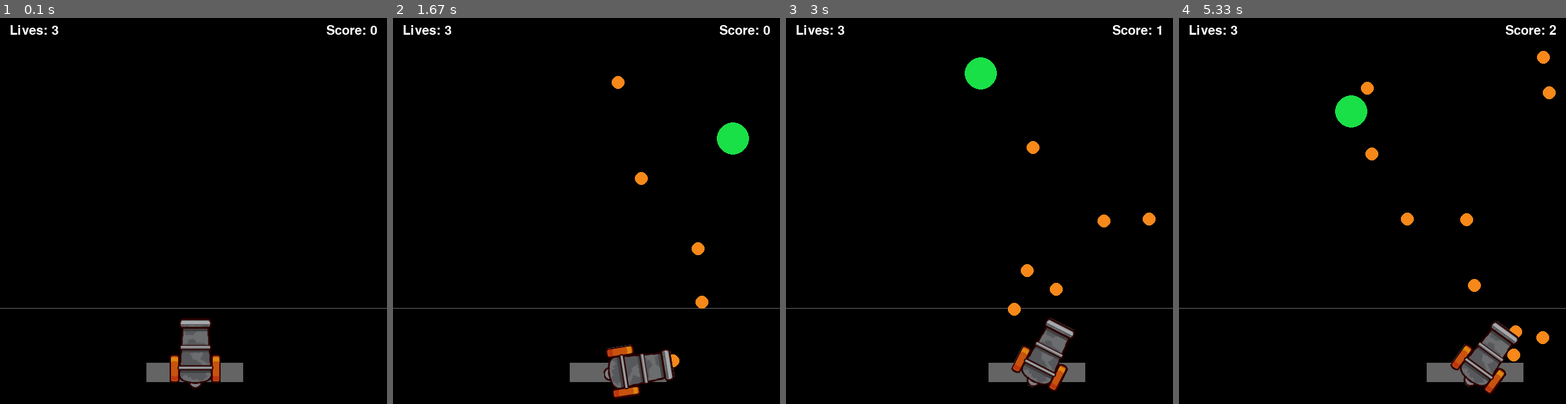
Above: before the commit, frames 1-4 (left to right).
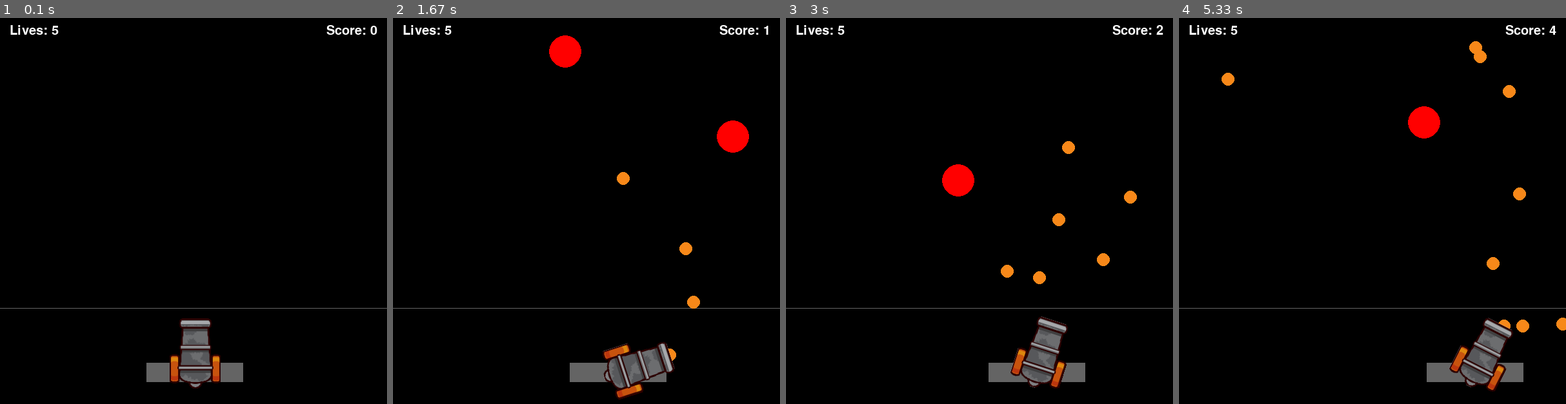
Above: after the commit, the same moments.

Repository: shivaverma/Orbit
Game: pygame game, started from Cannon/cannon.py
The game is run twice, just before and just after one commit, with the same random seed, the same clock (stepped at 60 frames per second) and the same inputs.
Inputs:
- Up to frame 1 (0.1 s): no input
- Up to frame 2 (1.67 s): tap Space at 0.33, 0.73, 1.03, 1.23, 1.53 s; hold Right 0.67-1.13 s; hold D 1.17-1.63 s
- Up to frame 3 (3 s): hold Left 1.67-2.2 s; tap Space at 1.73, 2.03, 2.3, 2.6, 2.73 s; hold A 2.23-2.63 s; hold Right from 2.67 s (still down)
- Up to frame 4 (5.33 s): tap Space at 3.03, 3.4, 3.7, 3.9, 4.2, 4.4, 4.7, 4.9, 5.2 s; release Right at 3.3 s; hold A 3.33-3.8 s; hold Right 3.83-4.3 s; hold D 4.33-4.8 s; hold Left from 4.83 s (still down)

The runs differ from the first frame. In frame 1, less than 0.1% of the frame differs, in the area x 13-16%, y 2-5%; in frame 2, 2.7%; in frame 3, 3.2%; in frame 4, 3.6%, in the area x 11-100%, y 1-98%.

Commit message:
working RL agent

Diff:
--- /dev/null
+++ b/Cannon/agent.py
@@ -0,0 +1,111 @@
+from cannon import Cannon
+
+import random
+import numpy as np
+from keras import Sequential
+from collections import deque
+from keras.layers import Dense
+import matplotlib.pyplot as plt
+from keras.optimizers import Adam
+
+env = Cannon()
+np.random.seed(0)
+
+ACTION_SPACE = 3
+STATE_SPACE = 8
+
+class DQN:
+
+    """ Implementation of deep q learning algorithm """
+
+    def __init__(self, action_space, state_space):
+
+        self.action_space = action_space
+        self.state_space = state_space
+        self.epsilon = 1
+        self.gamma = .95
+        self.batch_size = 64
+        self.epsilon_min = .01
+        self.epsilon_decay = .995
+        self.learning_rate = 0.001
+        self.memory = deque(maxlen=100000)
+        self.model = self.build_model()
+
+    def build_model(self):
+
+        model = Sequential()
+        model.add(Dense(64, input_shape=(self.state_space,), activation='relu'))
+        model.add(Dense(64, activation='relu'))
+        model.add(Dense(self.action_space, activation='linear'))
+        model.compile(loss='mse', optimizer=Adam(lr=self.learning_rate))
+        return model
+
+    def remember(self, state, action, reward, next_state, done):
+        self.memory.append((state, action, reward, next_state, done))
+
+    def act(self, state):
+
+        if np.random.rand() <= self.epsilon:
+            return random.randrange(self.action_space)
+        act_values = self.model.predict(state)
+        return np.argmax(act_values[0])
+
+    def replay(self):
+
+        if len(self.memory) < self.batch_size:
+            return
+
+        minibatch = random.sample(self.memory, self.batch_size)
+        states = np.array([i[0] for i in minibatch])
+        actions = np.array([i[1] for i in minibatch])
+        rewards = np.array([i[2] for i in minibatch])
+        next_states = np.array([i[3] for i in minibatch])
+        dones = np.array([i[4] for i in minibatch])
+
+        states = np.squeeze(states)
+        next_states = np.squeeze(next_states)
+
+        targets = rewards + self.gamma*(np.amax(self.model.predict_on_batch(next_states), axis=1))*(1-dones)
+        targets_full = self.model.predict_on_batch(states)
+
+        ind = np.array([i for i in range(self.batch_size)])
+        targets_full[[ind], [actions]] = targets
+
+        self.model.fit(states, targets_full, epochs=1, verbose=0)
+        if self.epsilon > self.epsilon_min:
+            self.epsilon *= self.epsilon_decay
+
+
+def train_dqn(episode):
+
+    loss = []
+    agent = DQN(ACTION_SPACE, STATE_SPACE)
+    for e in range(episode):
+        state = env.reset()
+        state = np.reshape(state, (1, STATE_SPACE))
+        score = 0
+        max_steps = 1000
+        for i in range(max_steps):
+            action = agent.act(state)
+            reward, next_state, done = env.step(action)
+            score += reward
+            next_state = np.reshape(next_state, (1, STATE_SPACE))
+            agent.remember(state, action, reward, next_state, done)
+            state = next_state
+            agent.replay()
+            if done:
+                print("episode: {}/{}, score: {}".format(e, episode, score))
+                break
+            print("episode: {}/{}, score: {}".format(e, episode, score))
+        loss.append(score)
+    return loss
+
+
+if __name__ == '__main__':
+
+    ep = 30
+    loss = train_dqn(ep)
+    plt.plot([i for i in range(ep)], loss)
+    plt.xlabel('episodes')
+    plt.ylabel('reward')
+    plt.show()
--- a/Cannon/cannon.py
+++ b/Cannon/cannon.py
@@ -5,14 +5,9 @@
 import os
 from random import randint
 from pygame.locals import QUIT,KEYDOWN,K_ESCAPE,K_LEFT,K_RIGHT,K_SPACE,K_a,K_d
-from math import sin, cos, pi
-
-WIN_WIDTH = 600
-WIN_HEIGHT = 600
-FPS = 30
-pygame.font.init()
-pygame.init()
-STAT_FONT = pygame.font.SysFont("comicsans", 30)
+from math import sin, cos, pi , inf
+
+LIVES = 5
 
 
 def rotate(surface, angle, pivot, offset):
@@ -36,7 +31,9 @@
     PLANK_WIDTH = 150
     PLANK_HEIGHT = 30
 
-    def __init__(self):
+    def __init__(self,WIN_WIDTH,WIN_HEIGHT):
+        self.WIN_WIDTH = WIN_WIDTH
+        self.WIN_HEIGHT = WIN_HEIGHT
         self.xvel = 1
         self.rect = pygame.Rect(0, 0, self.PLANK_WIDTH, self.PLANK_HEIGHT)
         self.rect.center = (WIN_WIDTH/2, WIN_HEIGHT-50)
@@ -46,8 +43,11 @@
         )
 
     def move(self):
-        if self.rect.right >= WIN_WIDTH or self.rect.left <= 0:
-            self.xvel = -self.xvel
+        if self.rect.right >= self.WIN_WIDTH or self.rect.left <= 0:
+            if abs(self.xvel)<5:
+                self.xvel = -1.3*self.xvel
+            else:
+                self.xvel = -self.xvel
         self.rect.left += self.xvel
 
     def draw(self, win, angle):
@@ -63,12 +63,13 @@
     MAX_RADIUS = 25
     MIN_RADIUS = 5
 
-    def __init__(self):
+    def __init__(self,WIN_WIDTH,max_y):
+        self.WIN_WIDTH = WIN_WIDTH
         self.radius = 25
         self.center = [
-            randint(self.MAX_RADIUS, WIN_WIDTH-self.MAX_RADIUS), randint(-70, -55)]
+            randint(self.MAX_RADIUS, WIN_WIDTH-self.MAX_RADIUS), randint(max_y-100, max_y-50)]
         self.surf = pygame.Surface((50, 50), pygame.SRCALPHA)
-        pygame.draw.circle(self.surf, (25, 224, 71), (25, 25), self.radius)
+        pygame.draw.circle(self.surf, (255,0,0), (25, 25), self.radius)
         self.mask = pygame.mask.from_surface(self.surf)
         self.rect = self.surf.get_rect(center=self.center)
         self.yvel = 5
@@ -84,17 +85,18 @@
 class Bullet:
     VEL = 10
 
-    def __init__(self, x, y, angle, plank_xvel):
+    def __init__(self, x, y, angle,WIN_WIDTH):
+        self.WIN_WIDTH = WIN_WIDTH
         self.surf = pygame.Surface((20, 20), pygame.SRCALPHA)
         pygame.draw.circle(self.surf, (247, 136, 25), (10, 10), 10)
         self.mask = pygame.mask.from_surface(self.surf)
         x, y = x+50*sin(pi*(angle/180)), y-50*cos(pi*(angle/180))
         self.rect = self.surf.get_rect(center=(x, y))
-        self.dx = self.VEL*sin(pi*(angle/180))+plank_xvel
+        self.dx = self.VEL*sin(pi*(angle/180))
         self.dy = -self.VEL*cos(pi*(angle/180))
 
     def move(self):
-        if self.rect.left <= 0 or self.rect.right >= WIN_WIDTH:
+        if self.rect.left <= 0 or self.rect.right >= self.WIN_WIDTH:
             self.dx = -self.dx
         self.rect.move_ip(self.dx, self.dy)
 
@@ -103,38 +105,57 @@
         win.blit(self.surf, self.rect)
 
 
-def draw_frame(win, plank, circles, bullets, angle, score, lives):
-    win.fill((0, 0, 0))
-    pygame.draw.line(win, (100, 100, 100), (0, WIN_HEIGHT-150), (WIN_WIDTH, WIN_HEIGHT-150))
-    for circle in circles:
-        circle.draw(win)
-    for bullet in bullets:
-        bullet.draw(win)
-    plank.draw(win, angle)
-
-    score_label = STAT_FONT.render("Score: " + str(score), 1, (255, 255, 255))
-    win.blit(score_label, (WIN_WIDTH - score_label.get_width() - 15, 10))
-    lives_label = STAT_FONT.render("Lives: " + str(lives), 1, (255, 255, 255))
-    win.blit(lives_label, (15, 10))
-
-
-if __name__ == '__main__':
-
-    clock = pygame.time.Clock()
-    pygame.display.set_caption("Cannon")
-    WIN = pygame.display.set_mode((WIN_WIDTH, WIN_HEIGHT))
-    plank = Plank()
-    angle = 0
-    lives = 3
-    score = 0
-    ADDBALL = pygame.USEREVENT + 1
-    pygame.time.set_timer(ADDBALL, 2000)
-    balls = [Ball()]
-    bullets = list()
-    shoot_counter = 5
-
-    while True:
-        clock.tick(FPS)
+
+
+class Cannon:
+    WIN_WIDTH = 600
+    WIN_HEIGHT = 600
+    FPS = 30
+    # ADDBALL = pygame.USEREVENT + 1
+    def __init__(self):
+        pygame.font.init()
+        pygame.init()
+        self.STAT_FONT = pygame.font.SysFont("comicsans", 30)
+        self.clock = pygame.time.Clock()
+        pygame.display.set_caption("Cannon")
+        self.WIN = pygame.display.set_mode((self.WIN_WIDTH, self.WIN_HEIGHT))
+        self.last_ball = 0
+
+
+        self.plank = Plank(self.WIN_WIDTH,self.WIN_HEIGHT)
+        self.angle = 0
+        self.lives = LIVES
+        self.score = 0
+        self.balls = list()
+        for i in range(3):
+            b = Ball(self.WIN_WIDTH,self.last_ball)
+            self.balls.append(b)
+            self.last_ball = b.center[1]
+
+        self.bullets = list()
+        self.shoot_counter = 5
+        # self.ball_counter = 60
+
+
+
+    def draw_frame(self):
+        self.WIN.fill((0, 0, 0))
+        pygame.draw.line(self.WIN, (100, 100, 100), (0, self.WIN_HEIGHT-150), (self.WIN_WIDTH, self.WIN_HEIGHT-150))
+        for ball in self.balls:
+            ball.draw(self.WIN)
+        for bullet in self.bullets:
+            bullet.draw(self.WIN)
+        self.plank.draw(self.WIN, self.angle)
+
+        score_label = self.STAT_FONT.render("Score: " + str(self.score), 1, (255, 255, 255))
+        self.WIN.blit(score_label, (self.WIN_WIDTH - score_label.get_width() - 15, 10))
+        lives_label = self.STAT_FONT.render("Lives: " + str(self.lives), 1, (255, 255, 255))
+        self.WIN.blit(lives_label, (15, 10))
+
+    def game_loop(self):
+        hit = False
+        life_down = False
+
         for event in pygame.event.get():
             if event.type == QUIT:
                 pygame.quit()
@@ -143,48 +164,161 @@
                 if event.key == K_ESCAPE:
                     pygame.quit()
                     sys.exit()
-            elif event.type == ADDBALL:
-                balls.append(Ball())
-        for i, bullet in enumerate(bullets):
-            for j, ball in enumerate(balls):
+            # elif event.type == self.ADDBALL:
+                # self.balls.append(Ball(self.WIN_WIDTH))
+        # self.ball_counter-=1
+
+        # Detect collision
+        for i, bullet in enumerate(self.bullets):
+            for j, ball in enumerate(self.balls):
                 offset_x = bullet.rect.x - ball.rect.x
                 offset_y = bullet.rect.y - ball.rect.y
                 overlap = ball.mask.overlap(bullet.mask, (offset_x, offset_y))
                 if overlap:
-                    balls.pop(j)
-                    bullets.pop(i)
+                    self.balls.pop(j)
+                    self.bullets.pop(i)
                     del ball
                     del bullet
-                    score += 1
+                    self.score += 1
+                    hit = True
                     break
-        for index, ball in enumerate(balls):
-            if ball.rect.center[1]+ball.radius >= WIN_HEIGHT-150:
-                balls.pop(index)
+        # lost a life
+        for index, ball in enumerate(self.balls):
+            if ball.rect.center[1]+ball.radius >= self.WIN_HEIGHT-150:
+                self.balls.pop(index)
                 del ball
-                lives -= 1
+                self.lives -= 1
+                life_down = True
                 break
-        for index, bullet in enumerate(bullets):
+        # delete bullets out of the screen
+        for index, bullet in enumerate(self.bullets):
             if bullet.rect.bottom <= 0:
-                bullets.pop(index)
+                self.bullets.pop(index)
                 del bullet
                 break
-
-
-        if lives < 0:
-            pygame.quit()
-            sys.exit()
-
-        keys = pygame.key.get_pressed()
-        if (keys[K_d] or keys[pygame.K_RIGHT]) and angle < 80:
-            angle += 3
-        elif (keys[K_a] or keys[pygame.K_LEFT]) and angle > -80:
-            angle -= 3
-        if shoot_counter < 0 and keys[pygame.K_SPACE]:
-            shoot_counter = 5
-            x, y = plank.rect.center
-            bullets.append(Bullet(x, y, angle, plank.xvel))
-        shoot_counter -= 1
-
-        draw_frame(WIN, plank, balls, bullets, angle, score, lives)
+        while len(self.balls)<3:
+            b = Ball(self.WIN_WIDTH,self.last_ball)
+            self.balls.append(b)
+            self.last_ball = b.center[1]
+
+        self.shoot_counter -= 1
+        return hit,life_down
+
+    def play(self):
+        while True:
+            self.clock.tick(self.FPS)
+
+            hit, life_down = self.game_loop()
+
+            # input from user
+            keys = pygame.key.get_pressed()
+            if (keys[K_d] or keys[pygame.K_RIGHT]) and self.angle < 70:
+                self.angle += 3
+            elif (keys[K_a] or keys[pygame.K_LEFT]) and self.angle > -70:
+                self.angle -= 3
+            if self.shoot_counter < 0 and keys[pygame.K_SPACE]:
+                self.shoot_counter = 5
+                x, y = self.plank.rect.center
+                self.bullets.append(Bullet(x, y, self.angle,self.WIN_WIDTH))
+
+            # game termination condition
+            if self.lives < 0:
+                pygame.quit()
+                sys.exit()
+
+            self.draw_frame()
+            pygame.display.update()
+        pygame.quit()
+
+    def reset(self):
+        self.plank.__init__(self.WIN_WIDTH,self.WIN_HEIGHT)
+        self.angle = 0
+        self.lives = LIVES
+        self.score = 0
+        self.balls = list()
+        self.last_ball = 0
+        for i in range(3):
+            b = Ball(self.WIN_WIDTH,self.last_ball)
+            self.balls.append(b)
+            self.last_ball = b.center[1]
+
+        self.bullets = list()
+        self.shoot_counter = 5
+        # self.ball_counter = 60
+
+        ball_cor = list()
+        for ball in self.balls:
+            ball_cor.append(ball.rect.center[0]/self.WIN_WIDTH)
+            ball_cor.append(ball.rect.center[1]/self.WIN_HEIGHT)
+        state = [
+        self.plank.rect.center[0]/self.WIN_WIDTH,
+        sin(self.angle),
+        *ball_cor
+        ]
+
+
+        return state
+
+    def step(self,action):
+
+        self.reward = 0
+        self.done = 0
+
+        # left
+        if action == 0:
+            self.reward -=.1
+            if self.angle > -70:
+                self.angle-=3
+
+        # right
+        elif action == 1:
+            self.reward -=.1
+            if self.angle < 70:
+                self.angle+=3
+
+        # shoot
+        elif action == 2:
+            self.reward -=.5
+            if self.shoot_counter < 0:
+                self.shoot_counter = 5
+                x, y = self.plank.rect.center
+                self.bullets.append(Bullet(x, y, self.angle,self.WIN_WIDTH))
+
+        if self.lives < 0 :
+            self.reset()
+
+        hit, life_down = self.game_loop()
+
+        if hit:
+            self.reward += 5
+        if life_down:
+            self.reward -= 5
+        if self.lives<0:
+            self.done = True
+
+        ball_cor = list()
+        for ball in self.balls:
+            ball_cor.append(ball.rect.center[0]/self.WIN_WIDTH)
+            ball_cor.append(ball.rect.center[1]/self.WIN_HEIGHT)
+        state = [
+        self.plank.rect.center[0]/self.WIN_WIDTH,
+        sin(self.angle),
+        *ball_cor
+        ]
+
+
+
+######## remove this later #########################################################
+        self.draw_frame()
         pygame.display.update()
-    pygame.quit()
+        # self.clock.tick(self.FPS)
+
+
+        return self.reward , state , self.done
+
+
+
+
+if __name__ == '__main__':
+    env = Cannon()
+    env.play()
Not shown, added: .gitignore
